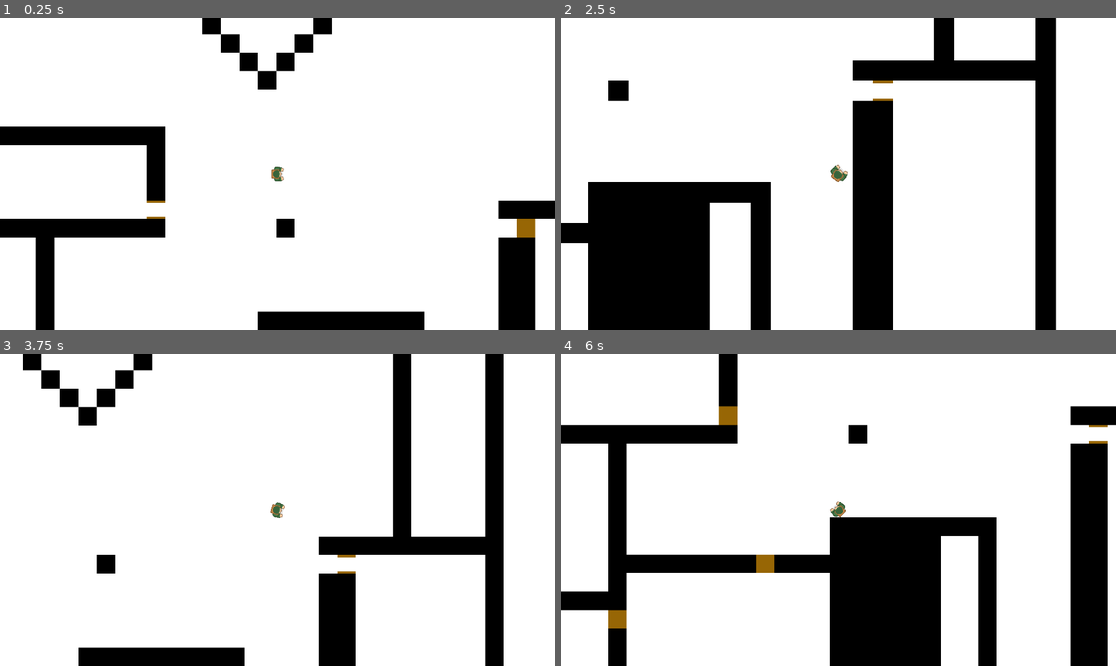
Above: before the commit, frames 1-4 (two rows, left to right).
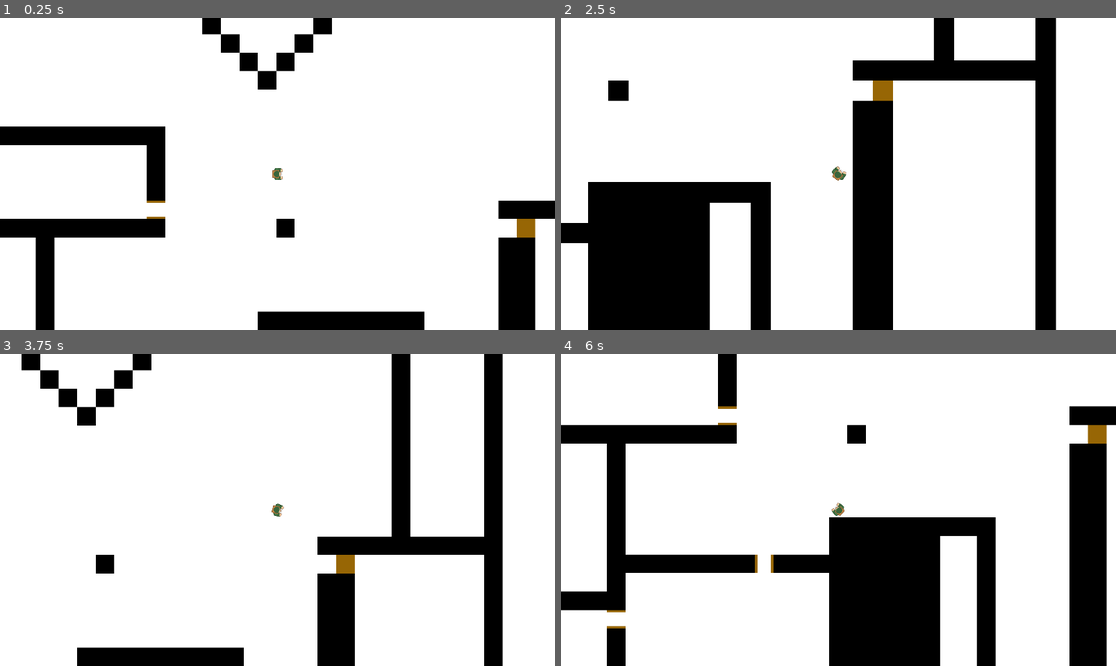
Above: after the commit, the same moments.

Repository: Stochastis/VUGameJam
Game: Godot game, scene res://main.tscn
Two runs of this game, one before a commit and one after it. Both use one fixed random seed, a clock stepped at 60 frames per second and the inputs below.
Inputs (mouse positions are in pixels of both pictures, inside the frame that each line leads up to):
- Up to frame 1 (0.25 s): no input
- Up to frame 2 (2.5 s): tap Enter at 0.5 s; move the mouse to (960, 158) at 0.52 s; hold D (right) 0.53-1.28 s; click (960, 158) at 0.6 s; tap E (interact, bound only before the commit) at 0.8, 1.35, 2.3 s; move the mouse to (727, 189) at 1.27 s; hold S (down) 1.28-2.03 s; click (727, 189) at 1.55 s; move the mouse to (894, 105) at 2.02 s; hold D (right) from 2.03 s (still down); tap Mouse wheel up (camera_zoom_in) at 2.1 s; click (894, 105) at 2.17 s
- Up to frame 3 (3.75 s): move the mouse to (249, 572) at 2.77 s; release D (right) at 2.78 s; hold W (up) 2.78-3.53 s; tap Mouse wheel down (camera_zoom_out) at 2.85 s; click (249, 572) at 3.05 s; move the mouse to (444, 556) at 3.52 s; hold A (left) from 3.53 s (still down); click (444, 556) at 3.6 s
- Up to frame 4 (6 s): tap E (interact, bound only before the commit) at 3.8, 4.35, 5.3, 5.85 s; move the mouse to (672, 463) at 4.27 s; click (672, 463) at 4.55 s; move the mouse to (866, 510) at 5.02 s; release A (left) at 5.03 s; hold S (down) 5.03-5.78 s; click (866, 510) at 5.1 s; move the mouse to (755, 432) at 5.77 s; hold D (right) from 5.78 s (still down)

The runs differ from the first frame. In frame 1, less than 0.1% of the frame differs, in the area x 48-52%, y 47-53%; in frame 2, 0.3%; in frame 3, 1.5%; in frame 4, 2.0%, in the area x 8-99%, y 0-100%.

Commit message:
feat: Object Interaction (#7)
* Created interaction area component

Attach this new component to anything that you want the player to be able to interact with. You'll have to manually add a collision shape to the component after attaching it to an object. This is intentional so you can customize the size/shape of the interactable area of the object (example: a button that can be interacted with on a machine will have a different area than the entirety of the machine itself.)

* Doors converted to individually interactable objects

A door now has to be within the interaction range of the player and has to be the closest interactable object in order to be opened.

* Player interaction viewcone

Diff:
--- a/Entities/engineer.gd
+++ b/Entities/engineer.gd
@@ -2,8 +2,15 @@
 
 @export var move_speed: float = 150
 @export var max_health: int = 100
+@export var playerInteractionArea: Area2D
 
 var current_health: int = max_health
+
+const MAXFLOAT: float = 10000000000000000
+
+func _process(delta: float) -> void:
+	if Input.is_action_just_pressed("interact"):
+		interact()
 
 func _physics_process(_delta):
 	var input_direction =  Input.get_vector("left", "right", "up", "down")
@@ -13,3 +20,30 @@
 	move_and_slide()
 
 	get_node("pivotPoint").look_at(get_global_mouse_position())
+
+func interact() -> void:
+	var overlappingAreas = playerInteractionArea.get_overlapping_areas()
+
+	var closestArea: Area2D = closestInteractableArea(overlappingAreas)
+	if closestArea != null:
+		if closestArea.has_method("interact"):
+			closestArea.interact()
+		else:
+			printerr("InteractableArea has no method with the 'interact' name")
+	else:
+		print("No interactable area found in range")
+
+func closestInteractableArea(areas: Array[Area2D]) -> Area2D:
+	var closestOverlappingArea: Area2D = null
+	var distanceToClosest: float = MAXFLOAT
+
+	for area in areas:
+		if area.name != "InteractionArea":
+			continue
+
+		var distanceToArea: float = self.position.distance_to(area.position)
+		if distanceToArea < distanceToClosest:
+			closestOverlappingArea = area
+			distanceToClosest = distanceToArea
+
+	return closestOverlappingArea
--- a/Entities/engineer.tscn
+++ b/Entities/engineer.tscn
@@ -6,11 +6,18 @@
 [sub_resource type="RectangleShape2D" id="RectangleShape2D_fau05"]
 size = Vector2(38, 42)
 
-[node name="engineer" type="CharacterBody2D"]
+[node name="engineer" type="CharacterBody2D" node_paths=PackedStringArray("playerInteractionArea")]
 top_level = true
+scale = Vector2(0.25, 0.25)
 script = ExtResource("1_fau05")
+playerInteractionArea = NodePath("pivotPoint/PlayerInteractionArea")
 
 [node name="pivotPoint" type="Node2D" parent="."]
+
+[node name="PlayerInteractionArea" type="Area2D" parent="pivotPoint"]
+
+[node name="CollisionShape2D" type="CollisionPolygon2D" parent="pivotPoint/PlayerInteractionArea"]
+polygon = PackedVector2Array(150, -100, 150, 100, 20, 20, 20, -20)
 
 [node name="Sprite2D" type="Sprite2D" parent="pivotPoint"]
 texture = ExtResource("1_nniac")
--- a/door.gd
+++ b/door.gd
@@ -10,13 +10,14 @@
 		openDoor()
 
 func _process(delta: float) -> void:
-	if Input.is_action_just_pressed("interact"):
-		if open:
-			closeDoor()
-			return
-		else:
-			print("OpeningDoor")
-			openDoor()
+	pass
+
+func interact() -> void:
+	if open:
+		closeDoor()
+		return
+	else:
+		openDoor()
 
 func openDoor() -> void:
 	open = true
--- a/door.tscn
+++ b/door.tscn
@@ -1,11 +1,10 @@
-[gd_scene load_steps=7 format=3 uid="uid://bg5skfd20wcbw"]
+[gd_scene load_steps=9 format=3 uid="uid://bg5skfd20wcbw"]
 
 [ext_resource type="Texture2D" uid="uid://bo7ox3gj6s777" path="res://Assets/ClosedDoor.png" id="1_ba8gm"]
 [ext_resource type="Script" uid="uid://cpm6twph3auq8" path="res://door.gd" id="1_v6xrn"]
 [ext_resource type="Texture2D" uid="uid://dkdts5jkkrqo6" path="res://Assets/OpenDoorUpDown.png" id="2_v6xrn"]
 [ext_resource type="Texture2D" uid="uid://dv6fllihs0ai2" path="res://Assets/OpenDoorLeftRight.png" id="3_50cdl"]
-
-[sub_resource type="RectangleShape2D" id="RectangleShape2D_hun61"]
+[ext_resource type="PackedScene" uid="uid://dw63555i0b121" path="res://interaction_area.tscn" id="5_4xadh"]
 
 [sub_resource type="SpriteFrames" id="SpriteFrames_t4u4y"]
 animations = [{
@@ -24,9 +23,16 @@
 "speed": 5.0
 }]
 
-[node name="ClosedDoor" type="Node2D"]
+[sub_resource type="RectangleShape2D" id="RectangleShape2D_hun61"]
+
+[sub_resource type="RectangleShape2D" id="RectangleShape2D_y5njw"]
+
+[node name="Door" type="Node2D"]
 script = ExtResource("1_v6xrn")
 metadata/_edit_group_ = true
+
+[node name="AnimatedSprite2D" type="AnimatedSprite2D" parent="."]
+sprite_frames = SubResource("SpriteFrames_t4u4y")
 
 [node name="StaticBody2D" type="StaticBody2D" parent="."]
 scale = Vector2(0.8, 0.8)
@@ -40,5 +46,9 @@
 [node name="CollisionShape2D" type="CollisionShape2D" parent="Area2D"]
 shape = SubResource("RectangleShape2D_hun61")
 
-[node name="AnimatedSprite2D" type="AnimatedSprite2D" parent="."]
-sprite_frames = SubResource("SpriteFrames_t4u4y")
+[node name="InteractionArea" parent="." node_paths=PackedStringArray("interactableObject") instance=ExtResource("5_4xadh")]
+scale = Vector2(0.8, 0.8)
+interactableObject = NodePath("..")
+
+[node name="CollisionShape2D" type="CollisionShape2D" parent="InteractionArea"]
+shape = SubResource("RectangleShape2D_y5njw")
--- /dev/null
+++ b/interaction_area.gd
@@ -0,0 +1,17 @@
+extends Area2D
+
+@export var interactableObject: Node
+
+# Called when the node enters the scene tree for the first time.
+func _ready() -> void:
+	pass # Replace with function body.
+
+# Called every frame. 'delta' is the elapsed time since the previous frame.
+func _process(delta: float) -> void:
+	pass
+
+func interact() -> void:
+	if interactableObject.has_method("interact"):
+		interactableObject.interact()
+	else:
+		printerr("Selected Interactable Object: " + interactableObject.name + " has no method named \"interact\"")
--- /dev/null
+++ b/interaction_area.tscn
@@ -0,0 +1,6 @@
+[gd_scene load_steps=2 format=3 uid="uid://dw63555i0b121"]
+
+[ext_resource type="Script" uid="uid://6uqow5oj1a5o" path="res://interaction_area.gd" id="1_bfcvi"]
+
+[node name="InteractionArea" type="Area2D"]
+script = ExtResource("1_bfcvi")
--- a/main.tscn
+++ b/main.tscn
@@ -81,7 +81,6 @@
 
 [node name="engineer" parent="." instance=ExtResource("3_h2yge")]
 position = Vector2(641, 249)
-scale = Vector2(0.3, 0.3)
 metadata/_edit_group_ = true
 
 [node name="Camera2D" type="Camera2D" parent="engineer"]
--- a/project.godot
+++ b/project.godot
@@ -62,7 +62,7 @@
 }
 interact={
 "deadzone": 0.2,
-"events": [Object(InputEventKey,"resource_local_to_scene":false,"resource_name":"","device":-1,"window_id":0,"alt_pressed":false,"shift_pressed":false,"ctrl_pressed":false,"meta_pressed":false,"pressed":false,"keycode":0,"physical_keycode":69,"key_label":0,"unicode":101,"location":0,"echo":false,"script":null)
+"events": [Object(InputEventMouseButton,"resource_local_to_scene":false,"resource_name":"","device":-1,"window_id":0,"alt_pressed":false,"shift_pressed":false,"ctrl_pressed":false,"meta_pressed":false,"button_mask":0,"position":Vector2(0, 0),"global_position":Vector2(0, 0),"factor":1.0,"button_index":1,"canceled":false,"pressed":false,"double_click":false,"script":null)
 ]
 }
 camera_zoom_in={
Not shown, added: interaction_area.gd.uid
